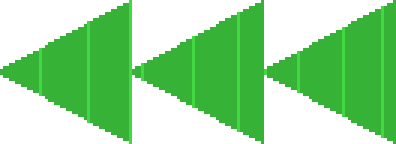
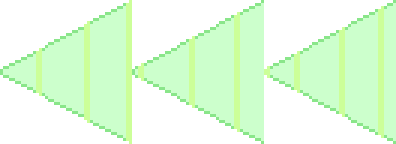
Comparing the layer stacks of the two w=396, h=144 images. Changes:
added layer "Innards" (50%) above "Background" over [3, 3, 396, 141]
painted on "Background" over [0, 0, 396, 144]
